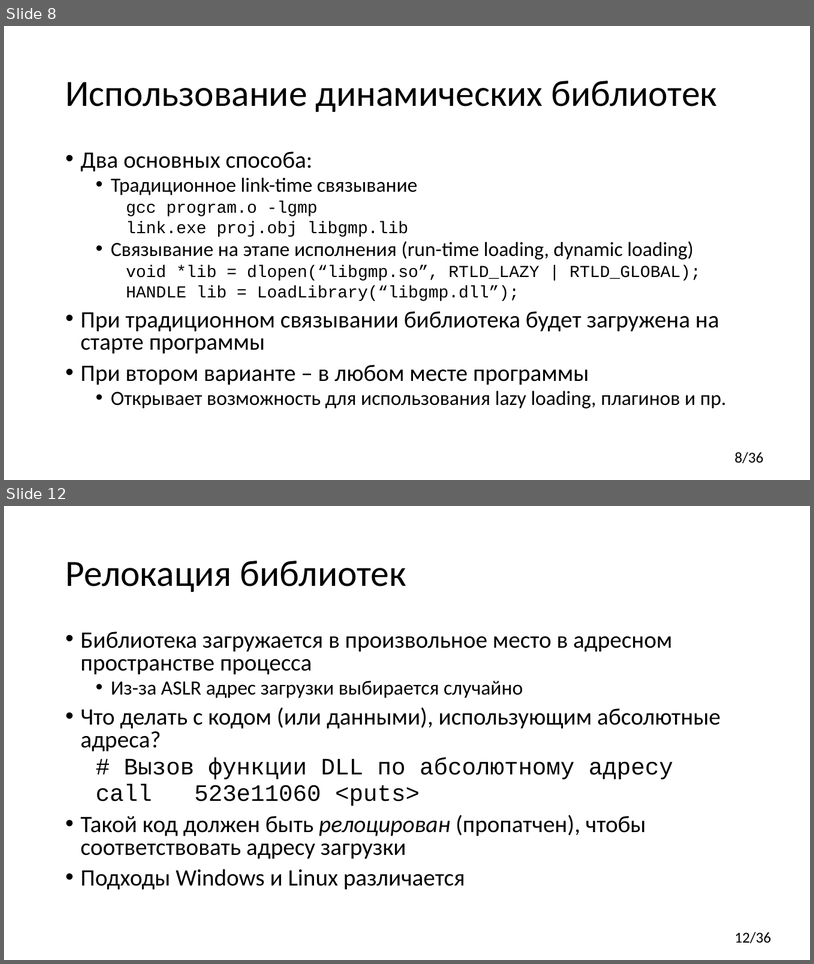
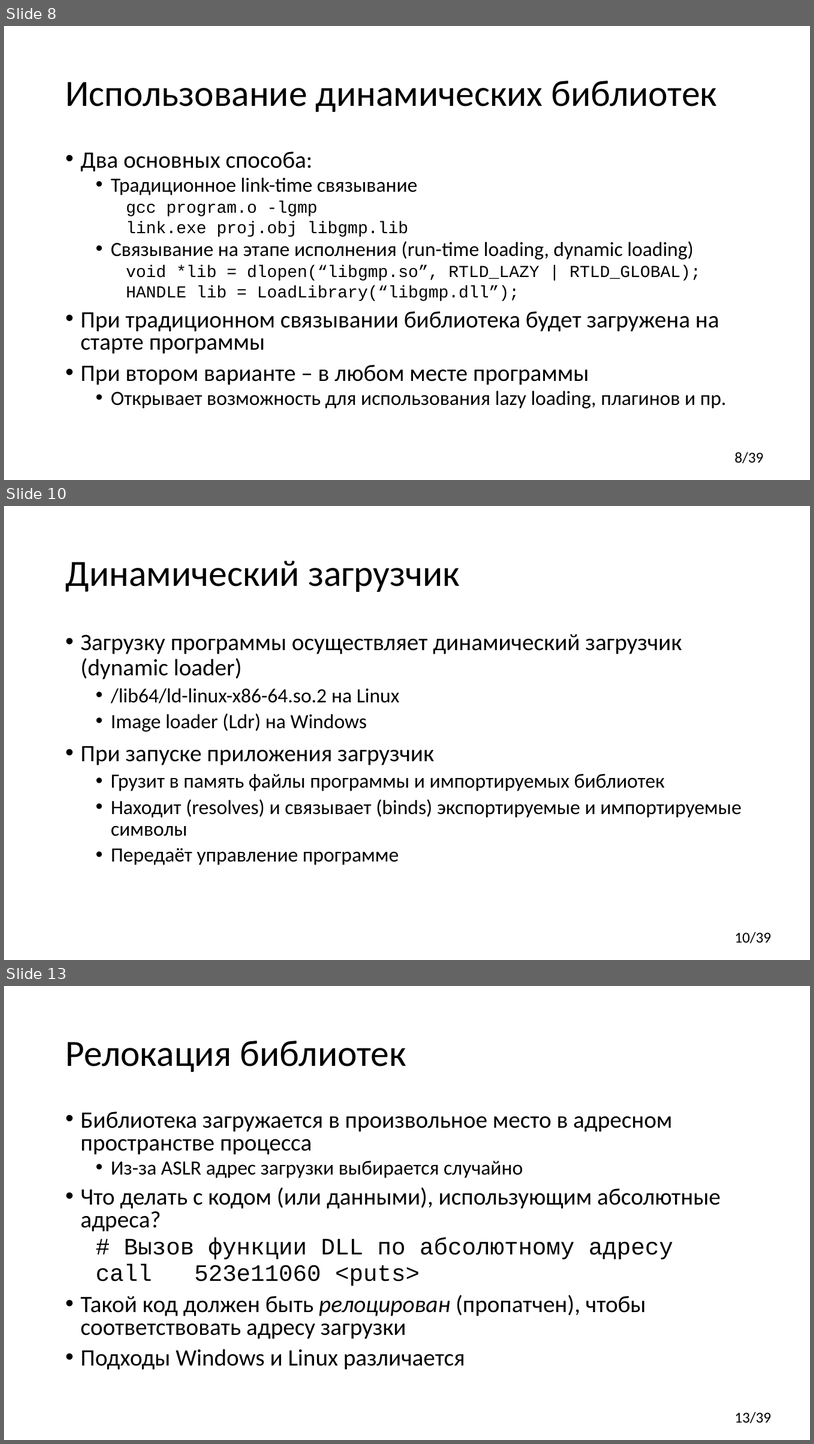
Before and after one commit to yugr/CppRussia, a slide deck: 2024/RU.pptx. Shown one above the other, each under a label of ours: slides 8 and 12 before the commit, slides 8, 10 and 13 after it; the slides between them are not shown. The pictures are 814x964 and 814x1444 pixels, drawn with LibreOffice and Linux fonts; fonts in the diff are those of the drawing. Boxes give left, top, right and bottom in pixels: in the first picture for what was removed or moved away, otherwise in the second. Text is boxed around its words. In the diff, an @@ line names an element or a change of style, - is before the commit and + after.

```diff
--- a/2024/RU.pptx
+++ b/2024/RU.pptx
@@ slide 10 added at <box>4,506,810,960</box>, background #FFFFFF; not listed: 1 template element that a slide beside it also shows @@
@@ title added at <box>65,561,460,592</box>, 44 pt, text #000000 @@
+Динамический загрузчик
@@ text added at <box>81,634,742,865</box>, 24 pt, text #000000 @@
+• Загрузку программы осуществляет динамический загрузчик (dynamic loader)
+  • /lib64/ld-linux-x86-64.so.2 на Linux
+  • Image loader (Ldr) на Windows
+• При запуске приложения загрузчик
+  • Грузит в память файлы программы и импортируемых библиотек
+  • Находит (resolves) и связывает (binds) экспортируемые и импортируемые символы
+  • Передаёт управление программе
@@ page number at <box>735,451,764,463</box>: text changed @@
-8/36
+8/39
@@ what was slide 12 is now slide 13 @@
@@ page number at <box>735,1411,771,1423</box>: text changed @@
-12/36
+13/39
```
Also in this commit, not shown: 8 slides changed, 2 other slides added.
